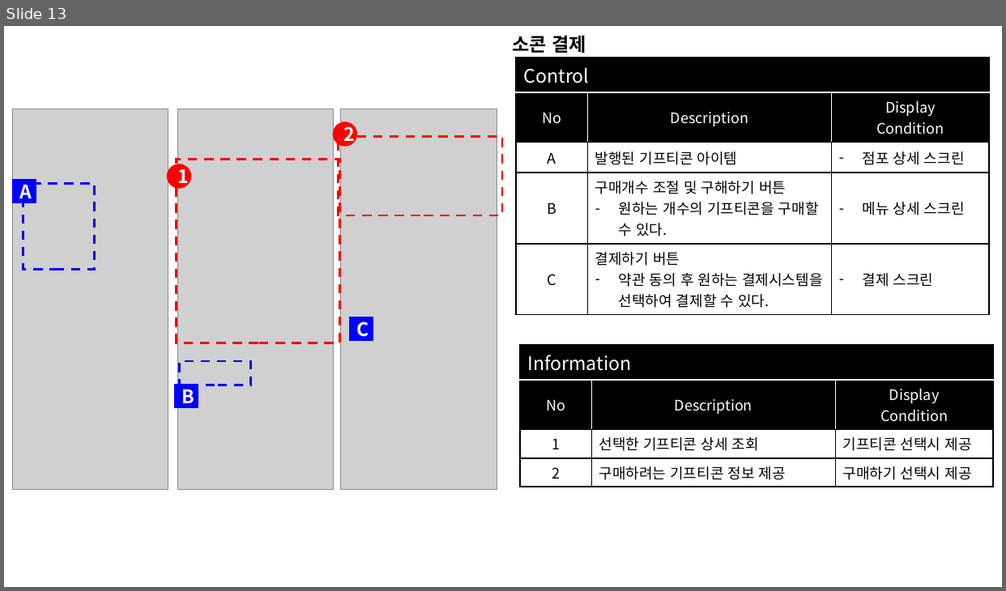
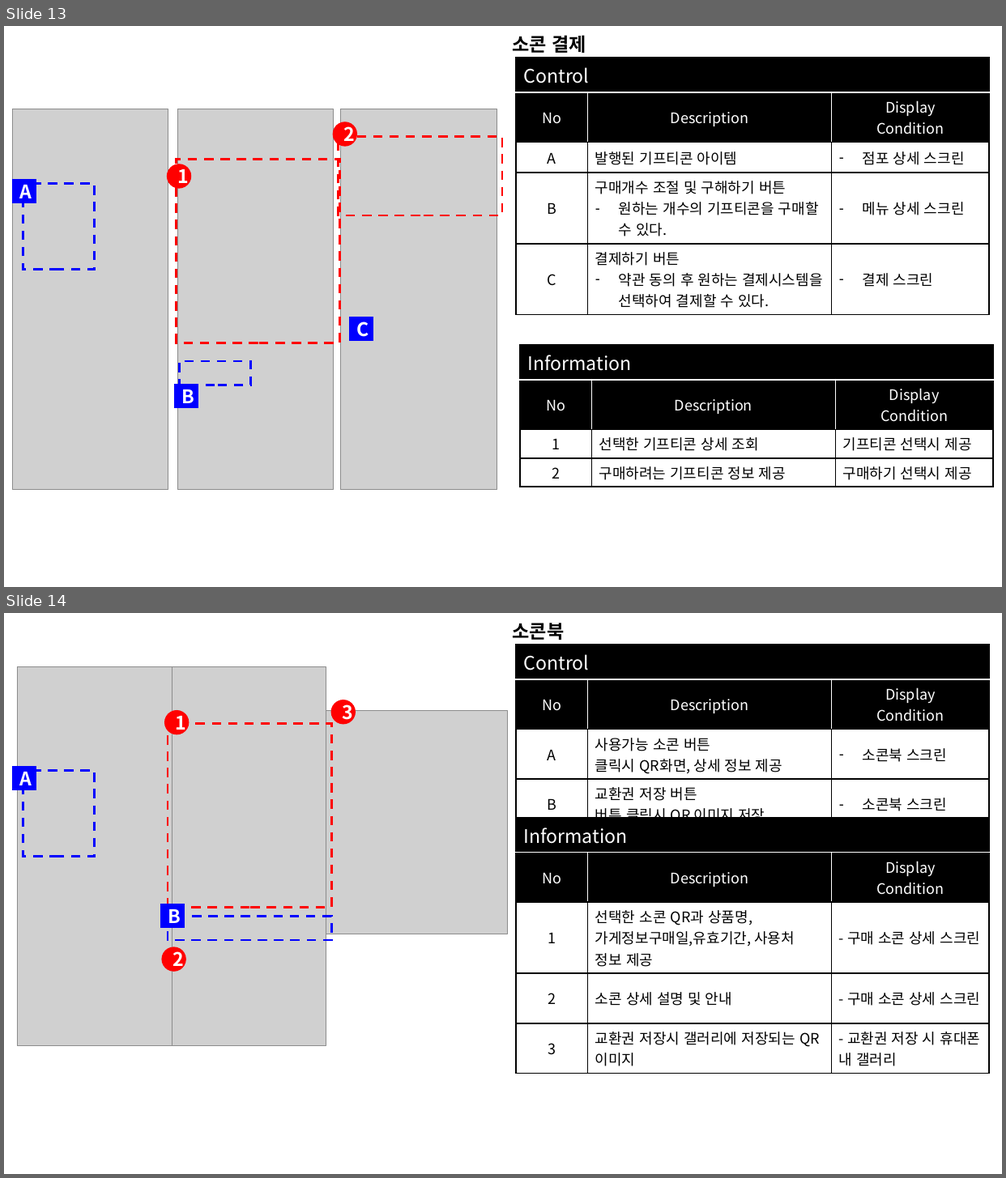
Before and after one commit to boongbangsaurus/socon-socon, a slide deck: exec/시연시나리오_광주2반_C207.pptx. Shown one above the other, each under a label of ours: slide 13 before the commit, slides 13 and 14 after it. The pictures are 1006x591 and 1006x1178 pixels, drawn with LibreOffice and Linux fonts; fonts in the diff are those of the drawing; grey boxes stand for pictures. Boxes give left, top, right and bottom in pixels: in the first picture for what was removed or moved away, otherwise in the second. Text is boxed around its words. In the diff, an @@ line names an element or a change of style, - is before the commit and + after.

```diff
--- a/exec/시연시나리오_광주2반_C207.pptx
+++ b/exec/시연시나리오_광주2반_C207.pptx
@@ slide 14 added at (4,613,1002,1174), background #FFFFFF @@
@@ text added at (513,623,565,640), 18 pt, text #000000, bold @@
+소콘북
@@ table added at (516,645,990,828), 4 rows, 3 columns @@
+Control |  | 
+No | Description | Display / Condition
+A | 사용가능 소콘 버튼 / 클릭시 QR화면, 상세 정보 제공 | 소콘북 스크린
+B | 교환권 저장 버튼 / 버튼 클릭시 QR 이미지 저장 | 소콘북 스크린
@@ picture added at (18,667,172,1046) @@
@@ picture added at (171,667,326,1046) @@
@@ ellipse added at (332,700,355,724), fill #FF0000, outline #FF0000 1 pt, 18 pt, text #FFFFFF, bold @@
+3
@@ ellipse added at (165,711,188,735), fill #FF0000, outline #FF0000 1 pt, 18 pt, text #FFFFFF, bold @@
+1
@@ rectangle added at (168,724,332,907), outline #FF0000 2.25 pt dashed @@
@@ picture added at (322,711,508,935) @@
@@ rectangle added at (13,766,36,790), fill #0000FF, outline #0000FF 1 pt, 18 pt, text #FFFFFF, bold @@
+A
@@ rectangle added at (23,770,95,856), outline #0000FF 2.25 pt dashed @@
@@ table added at (516,818,990,1070), 5 rows, 3 columns @@
+Information |  | 
+No | Description | Display / Condition
+1 | 선택한 소콘 QR과 상품명, 가게정보구매일,유효기간, 사용처 정보 제공 | - 구매 소콘 상세 스크린
+2 | 소콘 상세 설명 및 안내 | - 구매 소콘 상세 스크린
+3 | 교환권 저장시 갤러리에 저장되는 QR 이미지 | - 교환권 저장 시 휴대폰 내 갤러리
@@ rectangle added at (160,905,184,927), fill #0000FF, outline #0000FF 1 pt, 18 pt, text #FFFFFF, bold @@
+B
@@ rectangle added at (168,916,332,940), outline #0000FF 2.25 pt dashed @@
@@ ellipse added at (162,948,185,971), fill #FF0000, outline #FF0000 1 pt, 18 pt, text #FFFFFF, bold @@
+2
```
Also in this commit, not shown: 1 slide changed.
